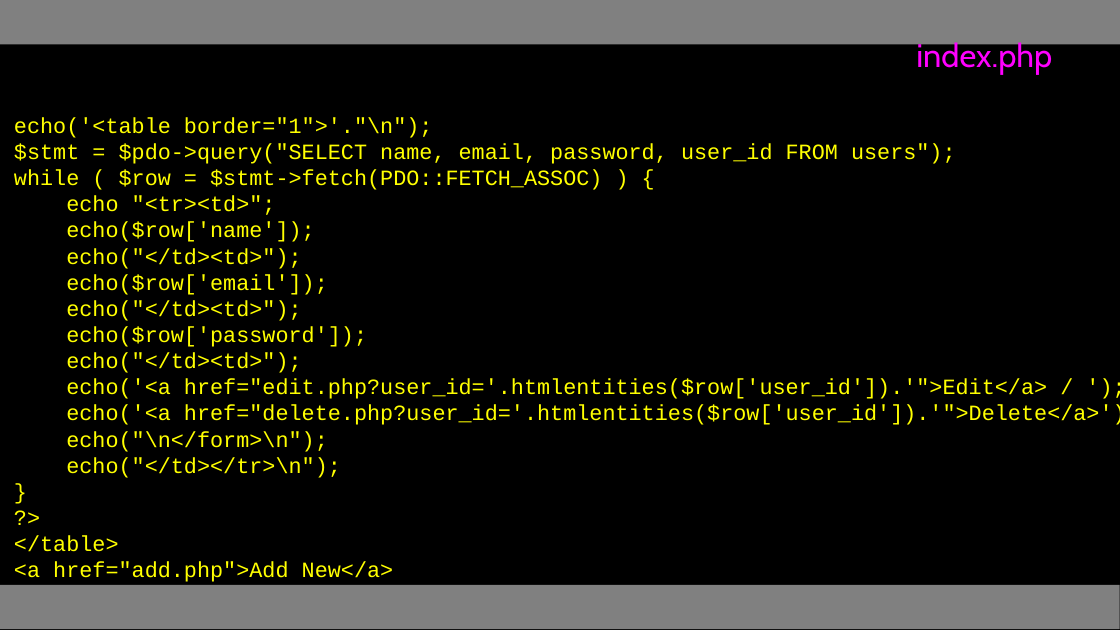
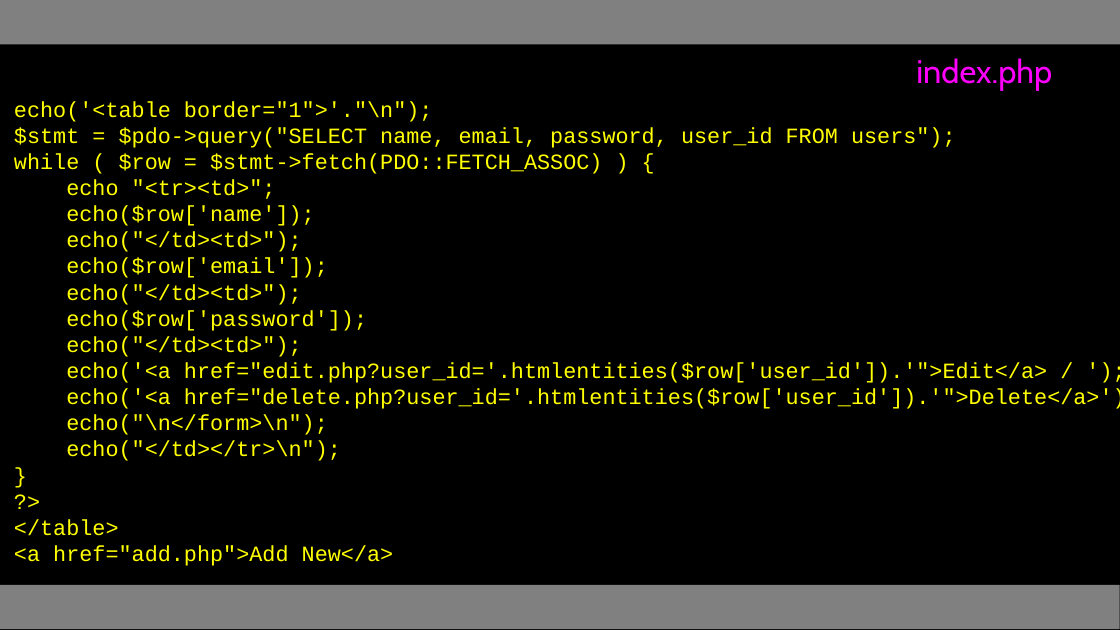
Before and after one commit to csev/wa4e, a slide deck: slide 7 of lectures/PHP-10-CRUD.ppt. Drawn at 1120x630 pixels with LibreOffice and Linux fonts; fonts in the diff are those of the drawing. Boxes give left, top, right and bottom in pixels: in the first picture for what was removed or moved away, otherwise in the second. Text is boxed around its words. In the diff, an @@ line names an element or a change of style, - is before the commit and + after.

```diff
--- a/lectures/PHP-10-CRUD.ppt
+++ b/lectures/PHP-10-CRUD.ppt
@@ text "index.php": place and size @@
-text "index.php" at [916, 40, 1052, 75]
+text "index.php" at [916, 58, 1052, 91]
@@ text "echo('<table border="1">'."\n");": place and size @@
-text "echo('<table border="1">'."\n");" at [14, 117, 1120, 582]
+text "echo('<table border="1">'."\n");" at [14, 101, 1120, 566]
```
Also in this commit, not shown: 12 other slides changed, 1 slide added, 1 slide removed, 4 other files.
